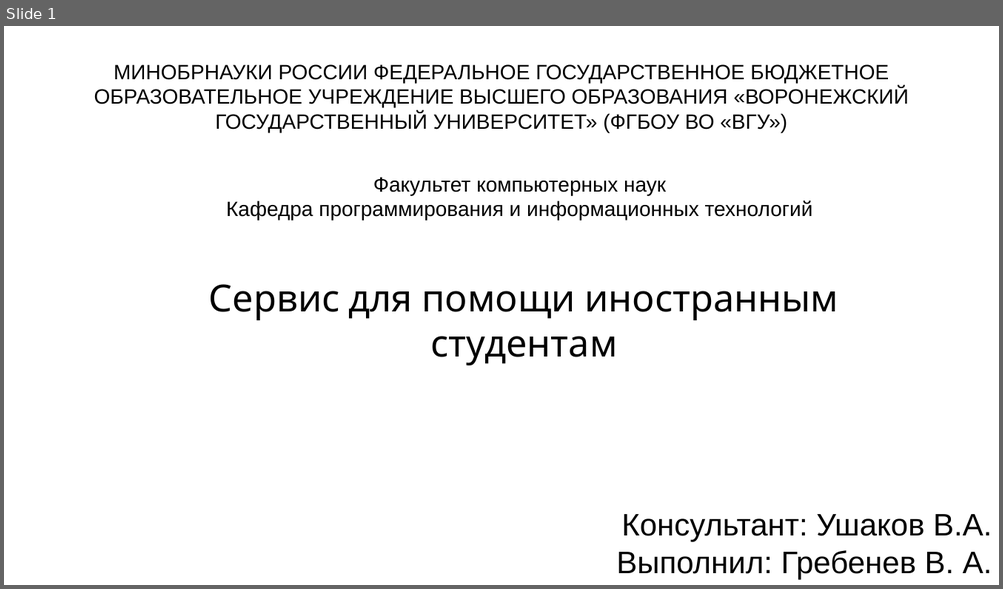
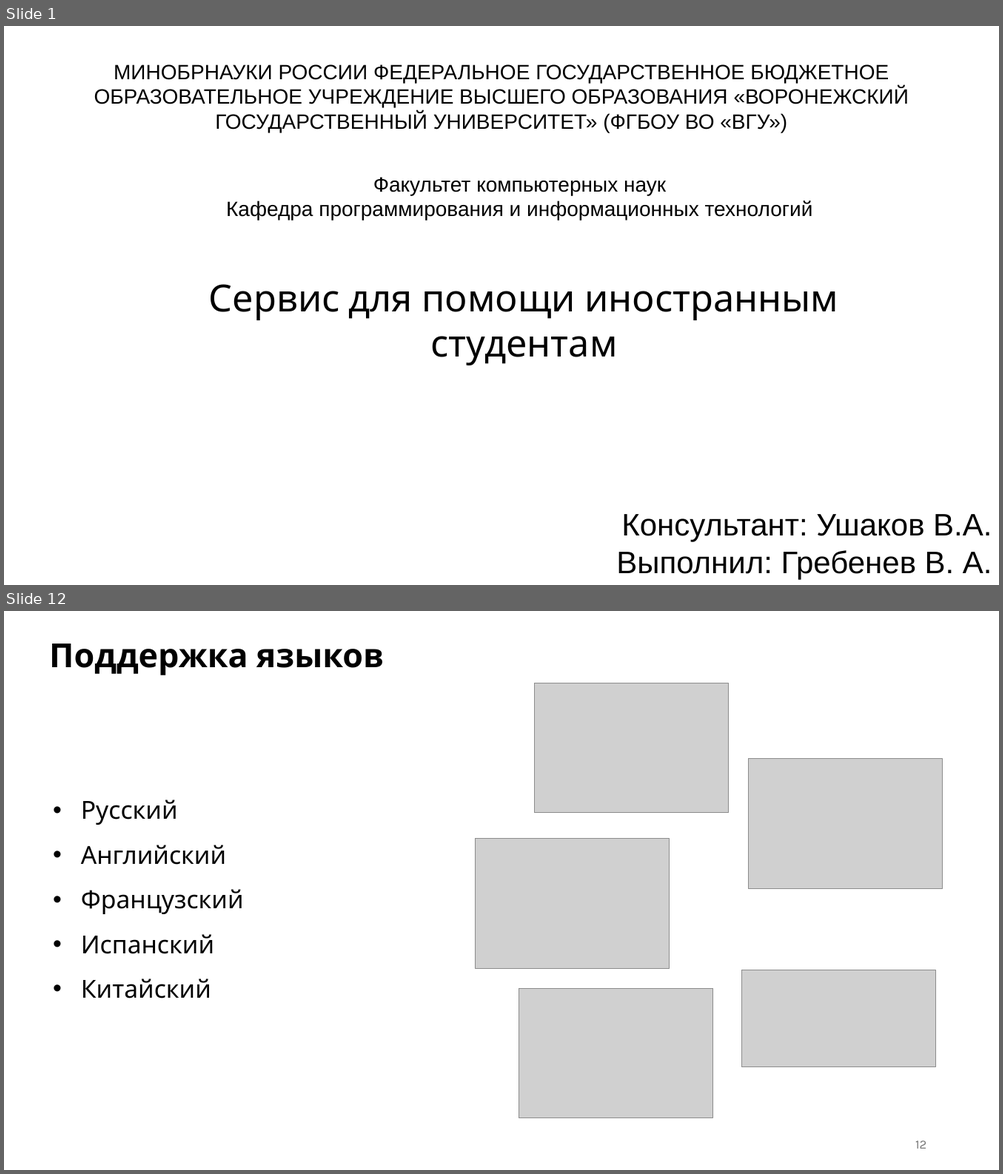
Before and after one commit to Ven-i-amin/vsu-on-board-bot, a slide deck: materials/презентация-2.pptx. Shown one above the other, each under a label of ours: slide 1 before the commit, slides 1 and 12 after it; the slides between them are not shown. The pictures are 1003x589 and 1003x1174 pixels, drawn with LibreOffice and Linux fonts; fonts in the diff are those of the drawing; grey boxes stand for pictures. Boxes give left, top, right and bottom in pixels: in the first picture for what was removed or moved away, otherwise in the second. Text is boxed around its words. In the diff, an @@ line names an element or a change of style, - is before the commit and + after.

```diff
--- a/materials/презентация-2.pptx
+++ b/materials/презентация-2.pptx
@@ slide 12 added at box(4, 611, 999, 1170), background #FFFFFF @@
@@ rectangle added at box(41, 633, 713, 678), outline #FFFFFF 1 pt @@
@@ text added at box(49, 644, 384, 675), 32 pt, text #000000, bold @@
+Поддержка языков
@@ picture added at box(534, 684, 728, 813) @@
@@ picture added at box(748, 759, 942, 889) @@
@@ text added at box(81, 800, 244, 999), 24 pt, text #000000 @@
+• Русский
+• Английский
+• Французский
+• Испанский
+• Китайский
@@ picture added at box(475, 839, 669, 968) @@
@@ picture added at box(741, 971, 935, 1068) @@
@@ picture added at box(519, 988, 713, 1119) @@
@@ page number added at box(915, 1141, 926, 1149), 12 pt, text #757575 @@
+12
```
Also in this commit, not shown: 12 slides changed, 2 other slides added, 1 other file.
